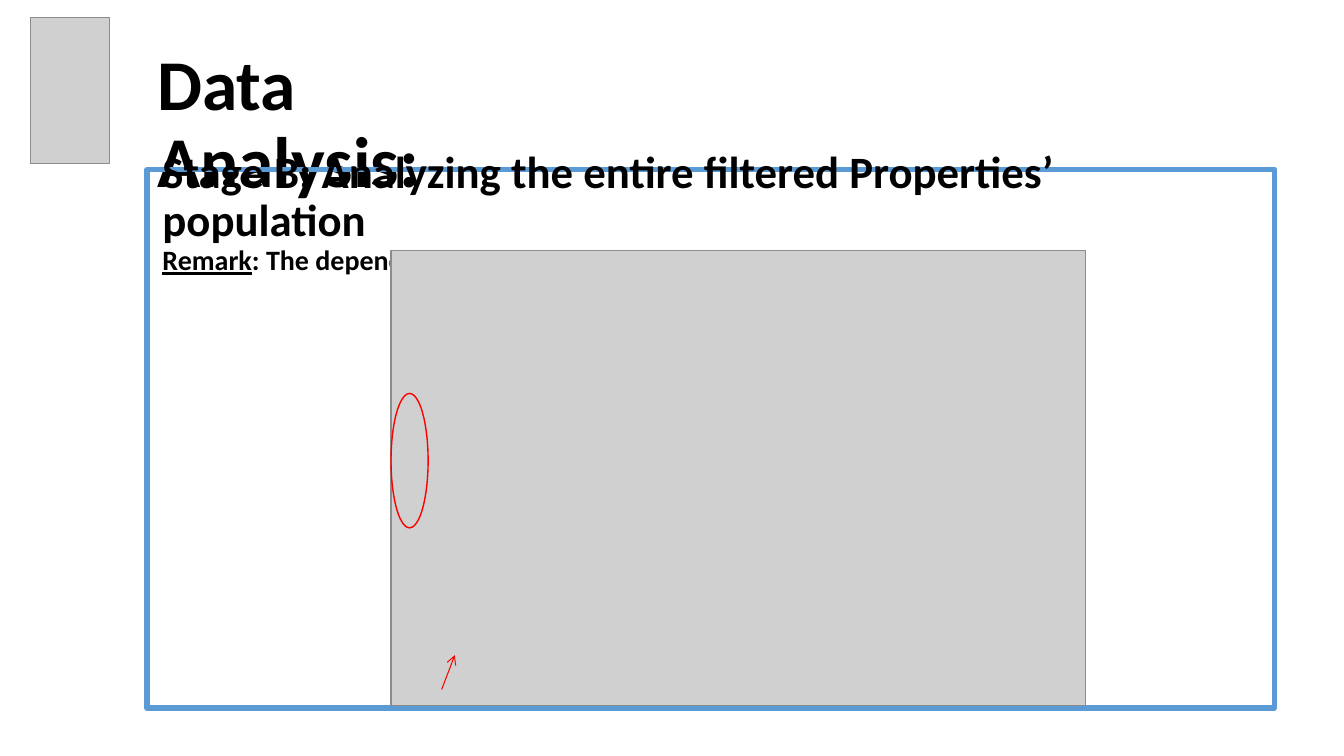
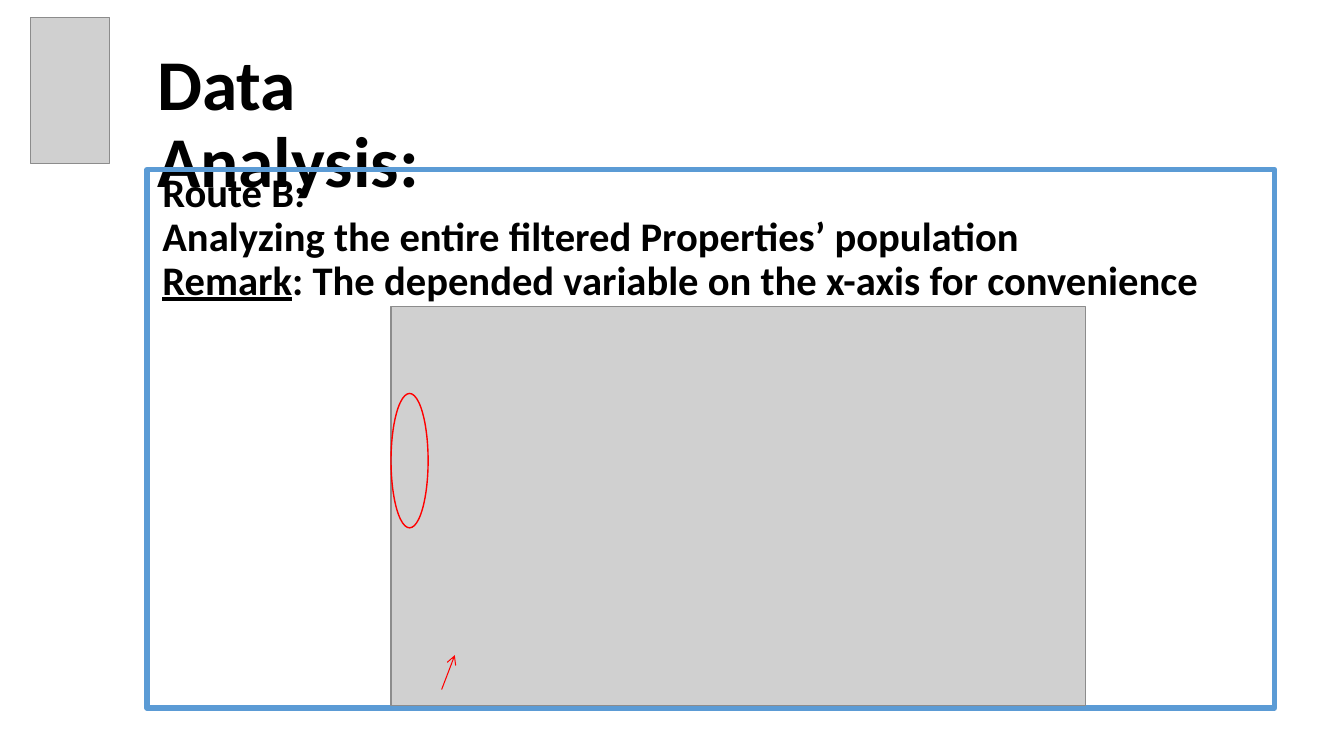
Before and after one commit to EyalVultz/Fianl-Project-Data-Analyst-Program-Hebrew-University-of-Jerusalem-Class-4-Group-2, a slide deck: slide 13 of Final Project Data Analyst Program Hebrew University of Jerusalem Class No. 4 Group 2.pptx. Drawn at 1344x756 pixels with LibreOffice and Linux fonts; fonts in the diff are those of the drawing; grey boxes stand for pictures. Boxes give left, top, right and bottom in pixels: in the first picture for what was removed or moved away, otherwise in the second. Text is boxed around its words. In the diff, an @@ line names an element or a change of style, - is before the commit and + after.

```diff
--- a/Final Project Data Analyst Program Hebrew University of Jerusalem Class No. 4 Group 2.pptx
+++ b/Final Project Data Analyst Program Hebrew University of Jerusalem Class No. 4 Group 2.pptx
@@ text "Route B:" moved from (x1=162, y1=151, x2=1053, y2=277) to (x1=162, y1=174, x2=1197, y2=302) @@
@@ text at (x1=162, y1=174, x2=1019, y2=258): text changed; size 32 to 29 pt @@
-Stage B: Analyzing the entire filtered Properties’ population
+Route B:
+Analyzing the entire filtered Properties’ population
@@ text at (x1=162, y1=266, x2=1197, y2=302): size 20 to 29 pt in "Remark: The depended variable on the x-axis ..." @@
@@ picture resized from (x1=391, y1=251, x2=1086, y2=706) to (x1=391, y1=307, x2=1086, y2=706) @@
```
Also in this commit, not shown: 10 other slides changed.
